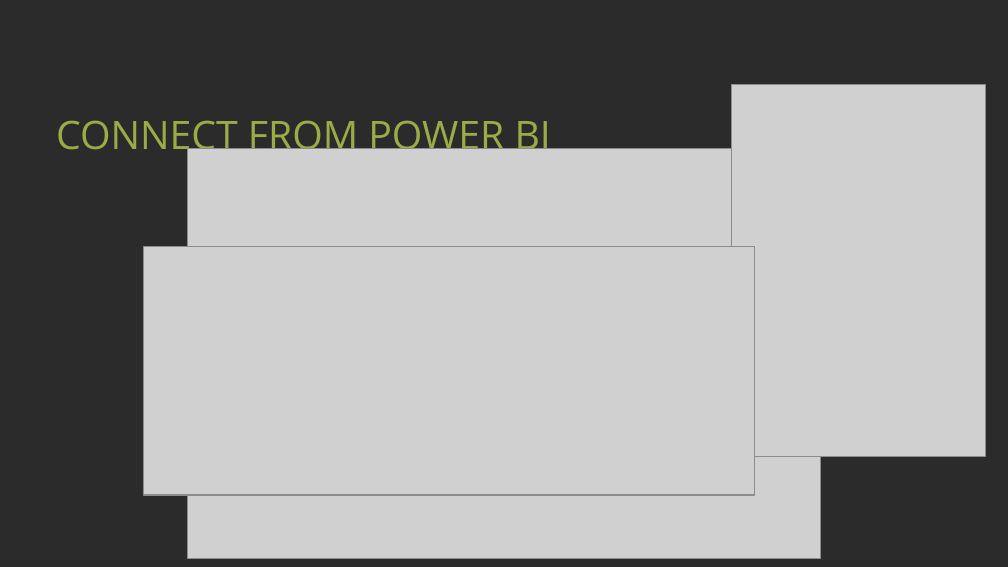
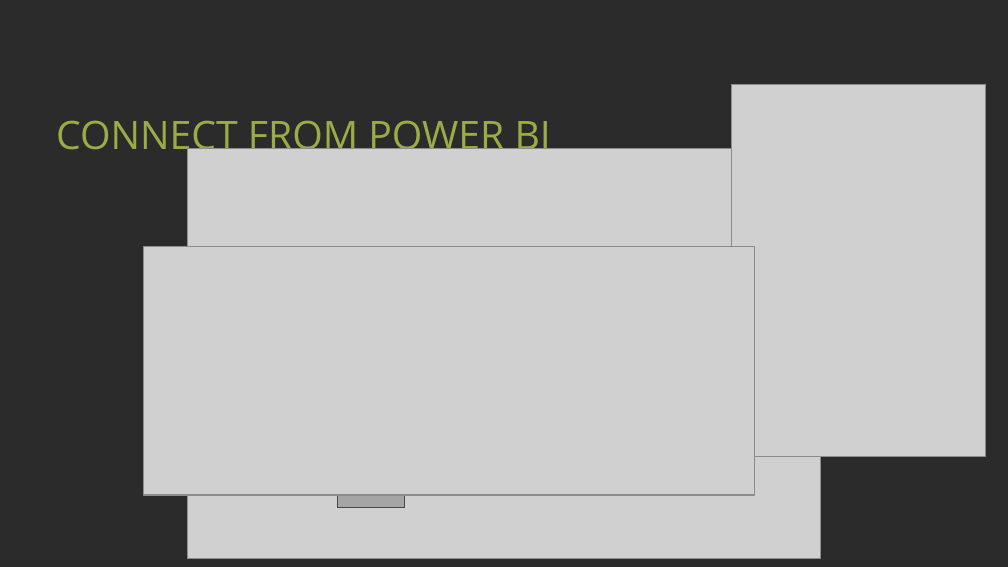
Before and after one commit to net-CDE/presentations, a slide deck: slide 21 of SQLKonferenz2023/mainContent_sept2023.pptx (slide 22 before the commit). Drawn at 1008x567 pixels with LibreOffice and Linux fonts; fonts in the diff are those of the drawing; grey boxes stand for pictures; background and template pictures are left out; a plain dark background stands for a picture behind light text. Boxes give left, top, right and bottom in pixels: in the first picture for what was removed or moved away, otherwise in the second. Text is boxed around its words. In the diff, an @@ line names an element or a change of style, - is before the commit and + after.

```diff
--- a/SQLKonferenz2023/mainContent_sept2023.pptx
+++ b/SQLKonferenz2023/mainContent_sept2023.pptx
@@ rectangle added at (x1=338, y1=496, x2=404, y2=508), fill #A5A5A5, outline #484848 1 pt @@
```
Also in this commit, not shown: 8 other slides changed, 2 slides added, 4 slides removed, 3 other files.
